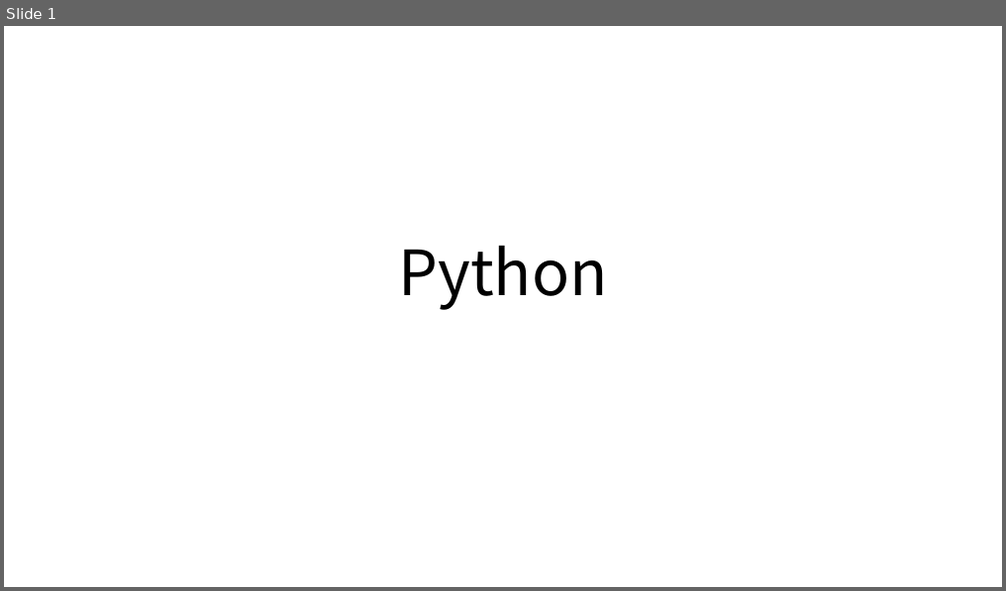
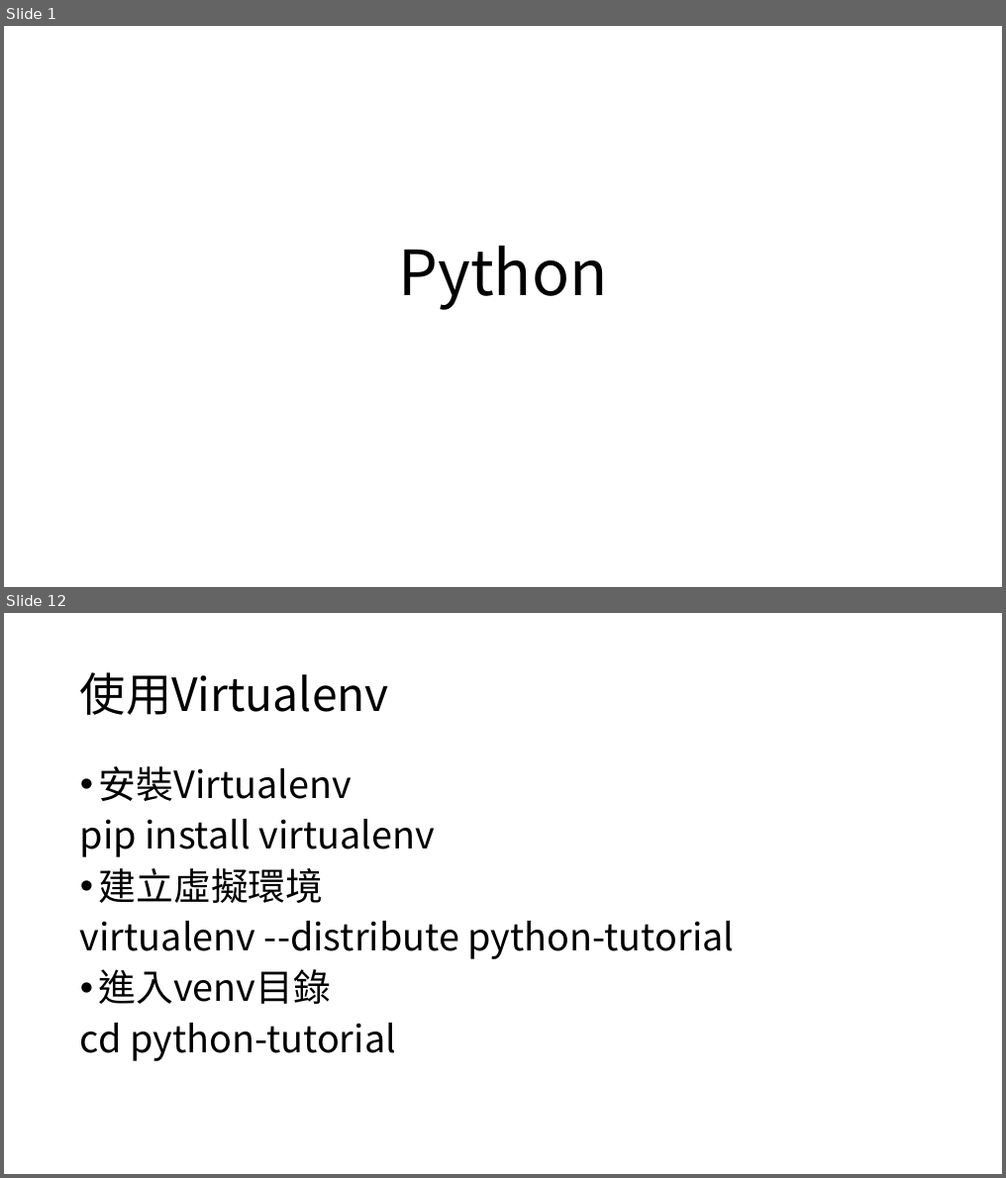
Before and after one commit to timmy61109/Python-Tutorial, a slide deck: Python程式設計入門指南.pptx. Shown one above the other, each under a label of ours: slide 1 before the commit, slides 1 and 12 after it; the slides between them are not shown. The pictures are 1006x591 and 1006x1178 pixels, drawn with LibreOffice and Linux fonts; fonts in the diff are those of the drawing. Boxes give left, top, right and bottom in pixels: in the first picture for what was removed or moved away, otherwise in the second. Text is boxed around its words. In the diff, an @@ line names an element or a change of style, - is before the commit and + after.

Commit message:
如果採用，此提交將完成目的、目錄，第一堂編輯中

```diff
--- a/Python程式設計入門指南.pptx
+++ b/Python程式設計入門指南.pptx
@@ slide 12 added at <box>4,613,1002,1174</box>, background #FFFFFF @@
@@ title added at <box>80,672,389,715</box>, 44 pt, text #000000 @@
+使用Virtualenv
@@ text added at <box>80,766,735,1061</box>, 36 pt, text #000000 @@
+• 安裝Virtualenv
+pip install virtualenv
+• 建立虛擬環境
+virtualenv --distribute python-tutorial
+• 進入venv目錄
+cd python-tutorial
```
Also in this commit, not shown: 2 slides changed, 18 other slides added, 11 slides removed.
